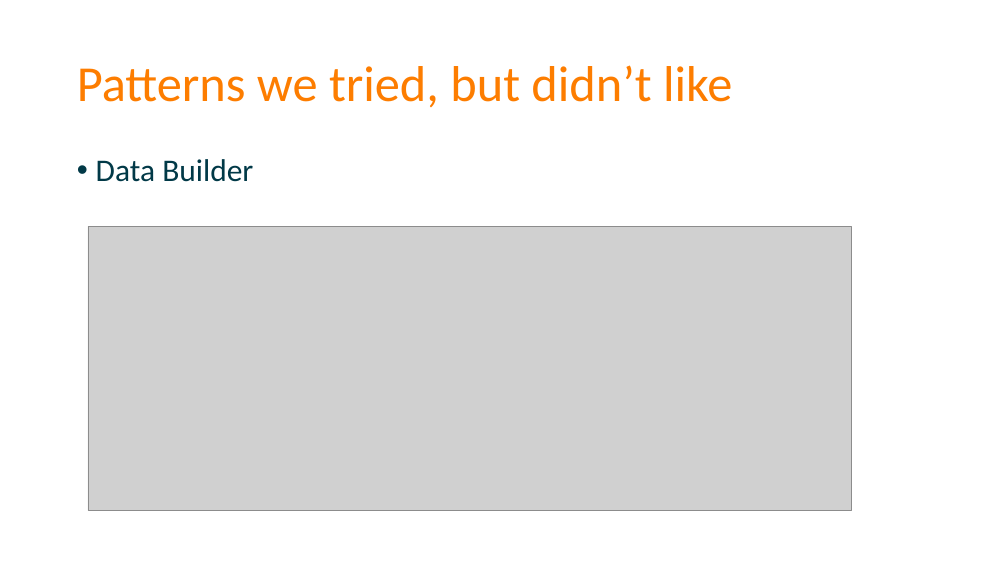
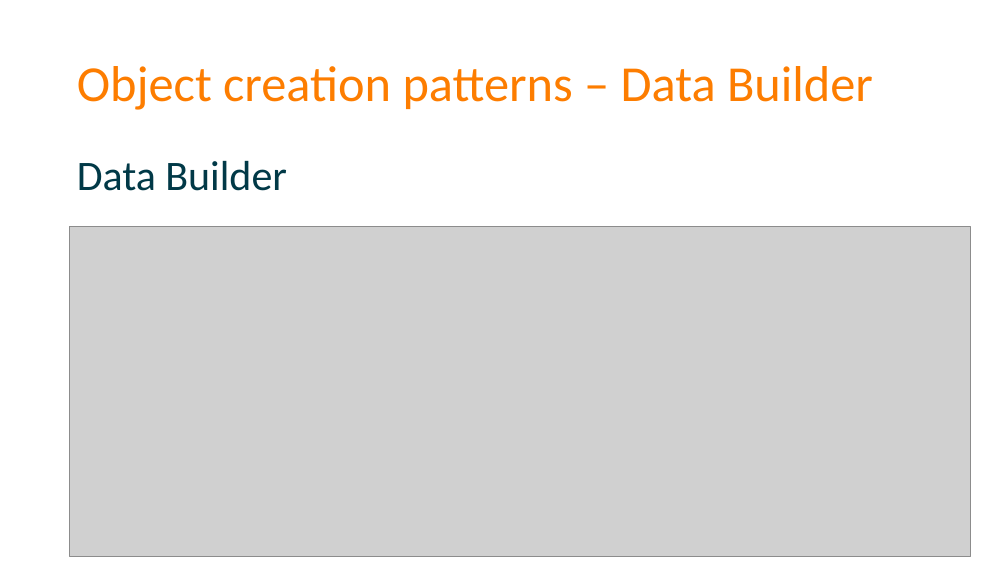
Before and after one commit to spetryjohnson/Talk-Patterns_of_Effective_Test_Setup, a slide deck: slide 29 of POETS - CodeMash 2017.pptx (slide 47 before the commit). Drawn at 1008x567 pixels with LibreOffice and Linux fonts; fonts in the diff are those of the drawing; grey boxes stand for pictures. Boxes give left, top, right and bottom in pixels: in the first picture for what was removed or moved away, otherwise in the second. Text is boxed around its words. In the diff, an @@ line names an element or a change of style, - is before the commit and + after.

```diff
--- a/POETS - CodeMash 2017.pptx
+++ b/POETS - CodeMash 2017.pptx
@@ title at (77,66,873,110): text changed @@
-Patterns we tried, but didn’t like
+Object creation patterns – Data Builder
@@ text "Data Builder" at (77,161,287,191): size 30 to 40 pt; bullet • to none @@
@@ picture: place and size @@
-picture at (88,226,851,510)
+picture at (70,226,971,556)
```
Also in this commit, not shown: 4 other slides changed, 9 slides added, 7 slides removed, 1 other file.
